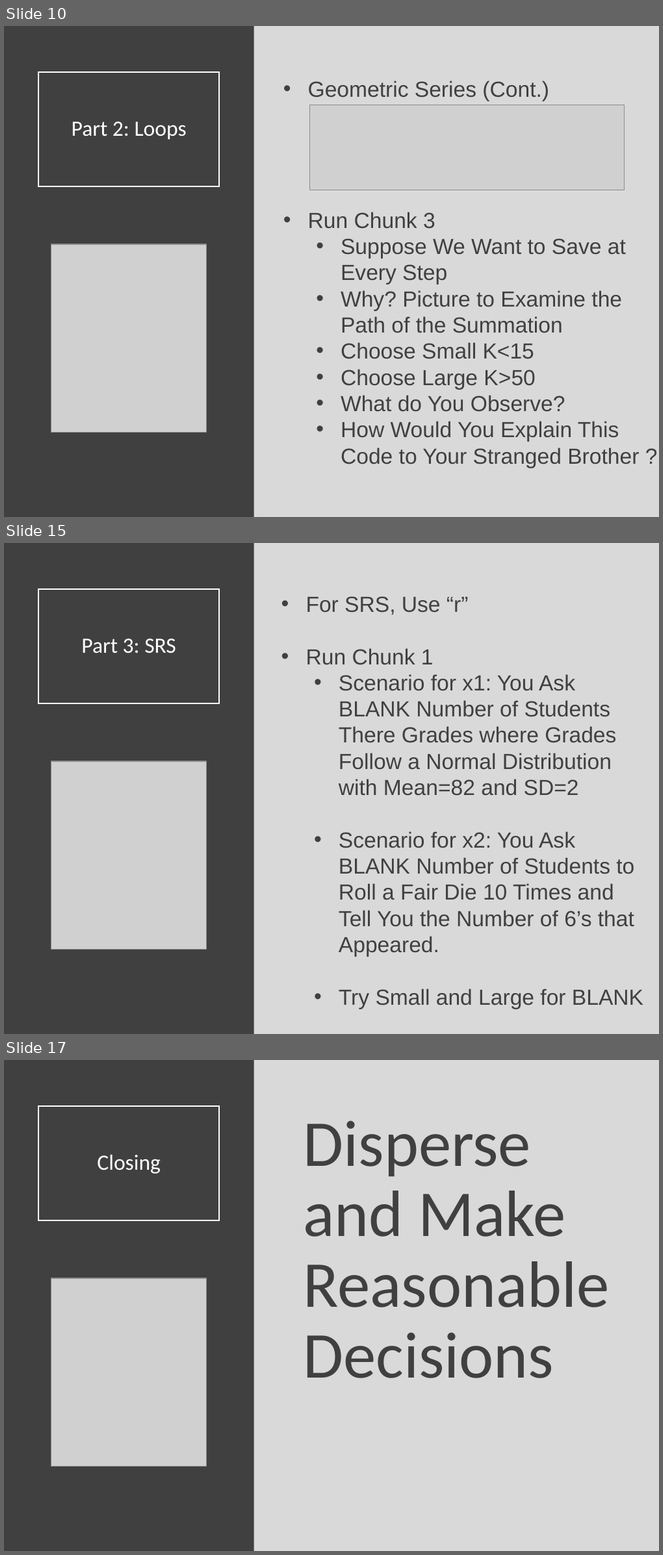
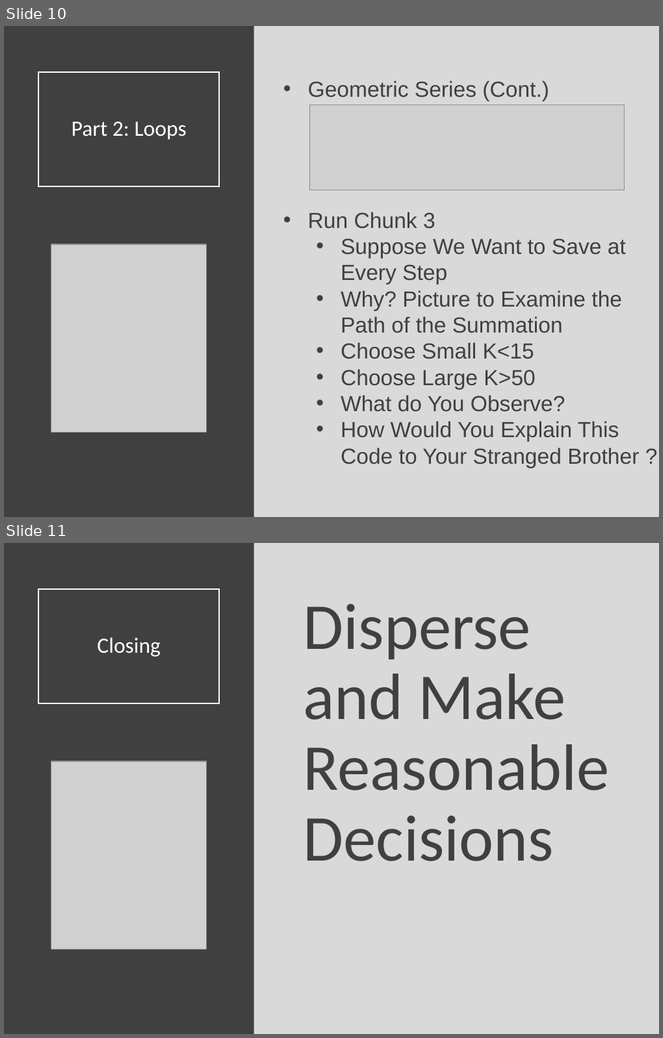
Before and after one commit to Yixf-Self/STOR320_WEBSITE, a slide deck: Lecture/Lecture 18/Lecture 18.pptx. Shown one above the other, each under a label of ours: slides 10, 15 and 17 before the commit, slides 10 and 11 after it; the slides between them are not shown. The pictures are 663x1555 and 663x1038 pixels, drawn with LibreOffice and Linux fonts; fonts in the diff are those of the drawing; grey boxes stand for pictures. Boxes give left, top, right and bottom in pixels: in the first picture for what was removed or moved away, otherwise in the second. Text is boxed around its words. In the diff, an @@ line names an element or a change of style, - is before the commit and + after.

```diff
--- a/Lecture/Lecture 18/Lecture 18.pptx
+++ b/Lecture/Lecture 18/Lecture 18.pptx
@@ slide 15 removed at [4,543,659,1034], background #D9D9D9 @@
@@ rectangle removed at [4,543,254,1034] @@
@@ title removed at [38,589,220,704] @@
-Part 3: SRS
@@ text removed at [306,596,644,1010] @@
-• For SRS, Use “r”
-• Run Chunk 1
-  • Scenario for x1: You Ask BLANK Number of Students There Grades where Grades Follow a Normal Distribution with Mean=82 and SD=2
-  • Scenario for x2: You Ask BLANK Number of Students to Roll a Fair Die 10 Times and Tell You the Number of 6’s that Appeared.
-  • Try Small and Large for BLANK
@@ picture removed at [51,761,206,949] @@
@@ what was slide 17 is now slide 11 @@
```
Also in this commit, not shown: 5 other slides removed, 10 other files.
